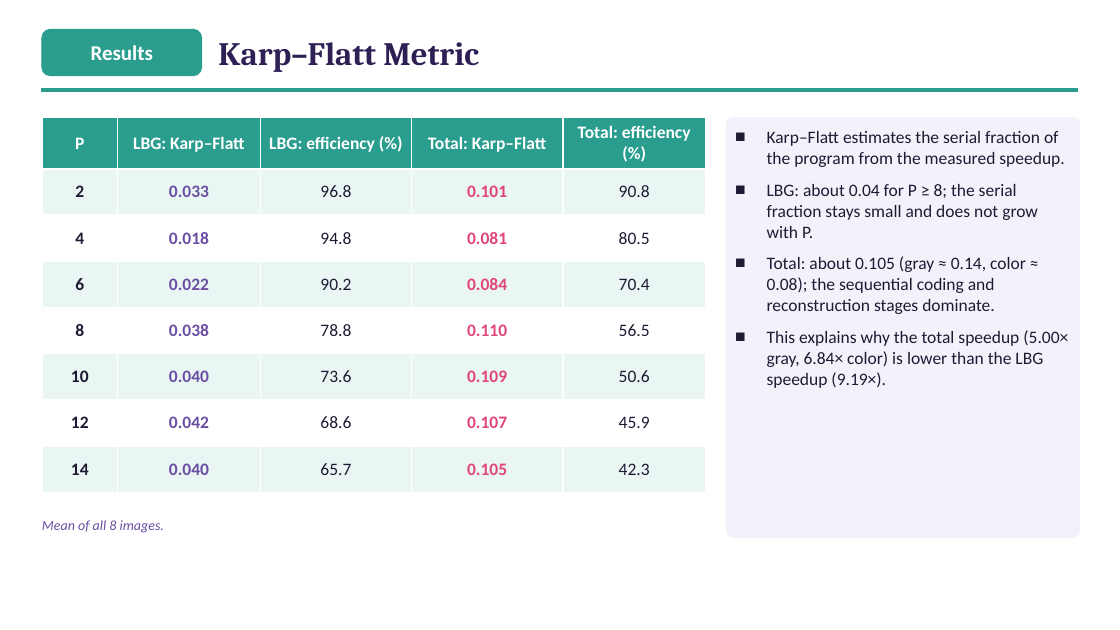
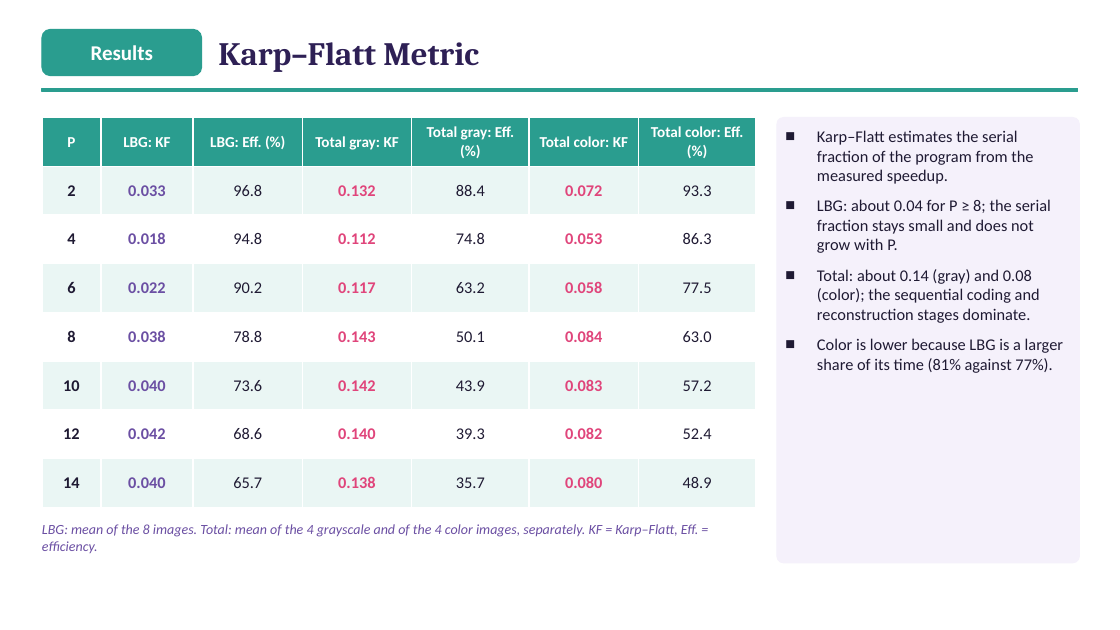
Before and after one commit to ibtihal-cpu/mihk, a slide deck: slide 29 of results/seminar/figs/Seminar_Ibtihal_v3.pptx. Drawn at 1120x630 pixels with LibreOffice and Linux fonts; fonts in the diff are those of the drawing. Boxes give left, top, right and bottom in pixels: in the first picture for what was removed or moved away, otherwise in the second. Text is boxed around its words. In the diff, an @@ line names an element or a change of style, - is before the commit and + after.

```diff
--- a/results/seminar/figs/Seminar_Ibtihal_v3.pptx
+++ b/results/seminar/figs/Seminar_Ibtihal_v3.pptx
@@ table at (42,118,756,492) @@
-column 2: LBG: Karp–Flatt | 0.033 | 0.018 | 0.022 | 0.038 | 0.040 | 0.042 | 0.040
-column 3: LBG: efficiency (%) | 96.8 | 94.8 | 90.2 | 78.8 | 73.6 | 68.6 | 65.7
-column 4: Total: Karp–Flatt | 0.101 | 0.081 | 0.084 | 0.110 | 0.109 | 0.107 | 0.105
-column 5: Total: efficiency (%) | 90.8 | 80.5 | 70.4 | 56.5 | 50.6 | 45.9 | 42.3
+column 2: LBG: KF | 0.033 | 0.018 | 0.022 | 0.038 | 0.040 | 0.042 | 0.040
+column 3: LBG: Eff. (%) | 96.8 | 94.8 | 90.2 | 78.8 | 73.6 | 68.6 | 65.7
+column 4: Total gray: KF | 0.132 | 0.112 | 0.117 | 0.143 | 0.142 | 0.140 | 0.138
+column 5: Total gray: Eff. (%) | 88.4 | 74.8 | 63.2 | 50.1 | 43.9 | 39.3 | 35.7
+column 6: Total color: KF | 0.072 | 0.053 | 0.058 | 0.084 | 0.083 | 0.082 | 0.080
+column 7: Total color: Eff. (%) | 93.3 | 86.3 | 77.5 | 63.0 | 57.2 | 52.4 | 48.9
@@ table: place and size @@
-table at (42,118,706,479)
+table at (42,118,756,492)
@@ rounded rectangle: place and size @@
-rounded rectangle at (727,118,1080,538)
+rounded rectangle at (777,118,1080,563)
@@ rounded rectangle at (777,118,1080,563): proportions changed @@
@@ text "Karp–Flatt estimates the serial fraction ...": place and size @@
-text "Karp–Flatt estimates the serial fraction ..." at (767,131,1068,388)
+text "Karp–Flatt estimates the serial fraction ..." at (817,130,1063,373)
@@ text at (817,130,1051,253): size 15 to 14 pt in "Karp–Flatt estimates the serial fraction of the ...", "LBG: about 0.04 for P ≥ 8; ..." @@
@@ text at (817,269,1063,373): text changed; size 15 to 14 pt @@
-■ Total: about 0.105 (gray ≈ 0.14, color ≈ 0.08); the sequential coding and reconstruction stages dominate.
-■ This explains why the total speedup (5.00× gray, 6.84× color) is lower than the LBG speedup (9.19×).
+■ Total: about 0.14 (gray) and 0.08 (color); the sequential coding and reconstruction stages dominate.
+■ Color is lower because LBG is a larger share of its time (81% against 77%).
@@ text at (42,524,698,553): text changed @@
-Mean of all 8 images.
+LBG: mean of the 8 images. Total: mean of the 4 grayscale and of the 4 color images, separately. KF = Karp–Flatt, Eff. = efficiency.
```
Also in this commit, not shown: 1 other file.
